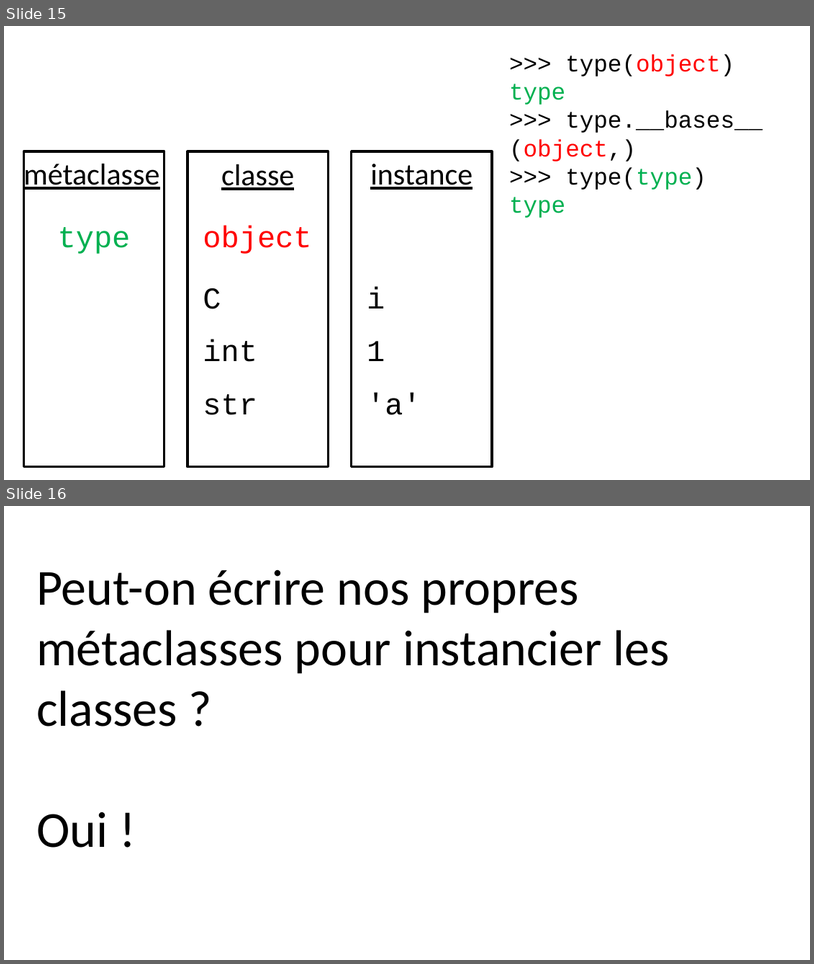
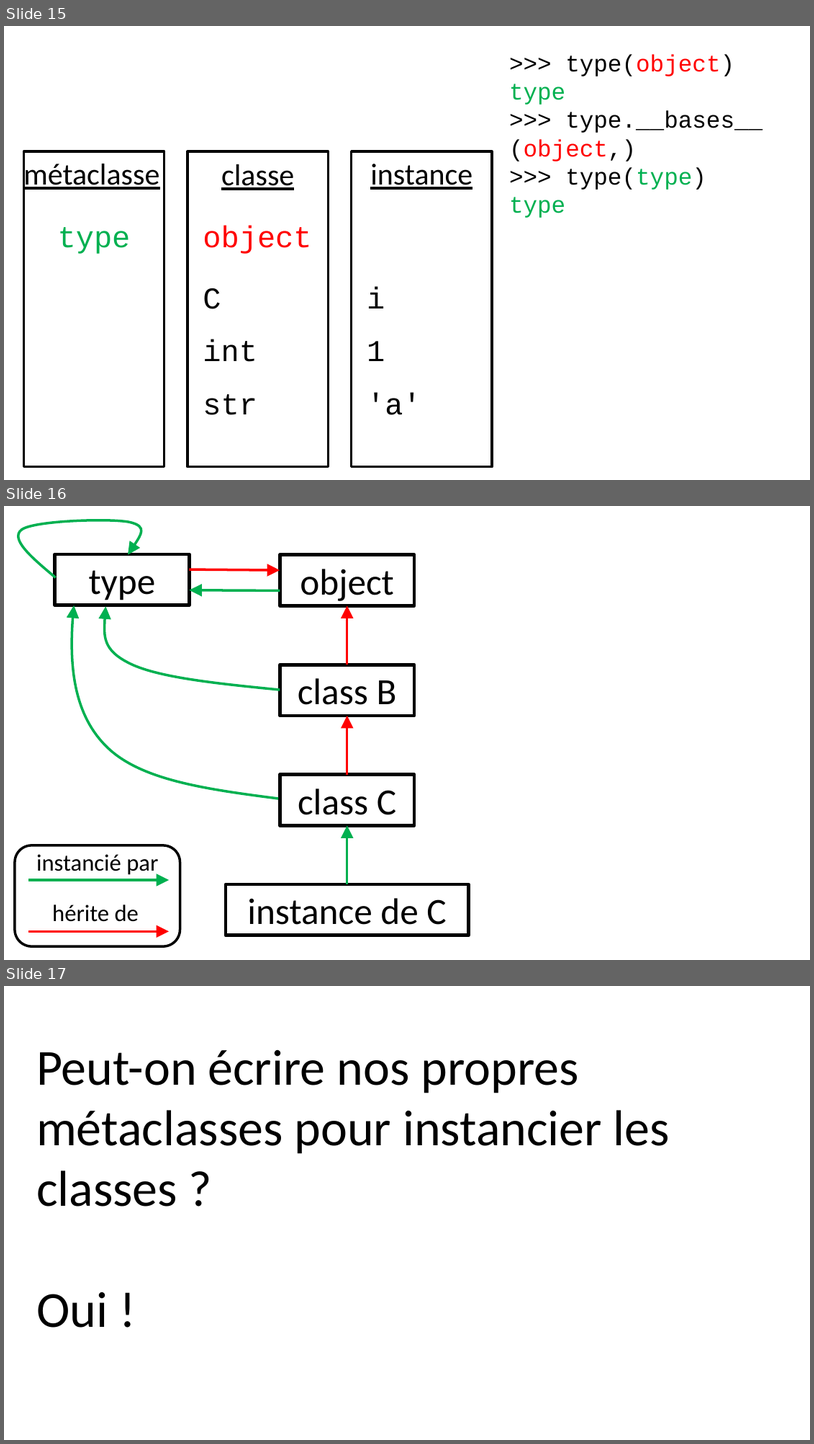
Before and after one commit to parmentelat/flotpython-archive, a slide deck: w9/w9-s4-av-slide1.pptx. Shown one above the other, each under a label of ours: slides 15 and 16 before the commit, slides 15, 16 and 17 after it. The pictures are 814x964 and 814x1444 pixels, drawn with LibreOffice and Linux fonts; fonts in the diff are those of the drawing. Boxes give left, top, right and bottom in pixels: in the first picture for what was removed or moved away, otherwise in the second. Text is boxed around its words. In the diff, an @@ line names an element or a change of style, - is before the commit and + after.

```diff
--- a/w9/w9-s4-av-slide1.pptx
+++ b/w9/w9-s4-av-slide1.pptx
@@ slide 16 added at (4, 506, 810, 960), background #FFFFFF @@
@@ freeform shape added at (18, 520, 140, 578), outline #00B050 3 pt @@
@@ rectangle added at (55, 554, 189, 605), outline #000000 4 pt, 44 pt, text #000000 @@
+type
@@ arrow added from (189, 569) to (280, 570), #FF0000 3 pt @@
@@ rectangle added at (280, 555, 414, 606), outline #000000 4 pt, 44 pt, text #000000 @@
+object
@@ arrow added from (280, 591) to (189, 590), #00B050 3 pt @@
@@ freeform shape added at (72, 605, 278, 798), outline #00B050 3 pt @@
@@ freeform shape added at (105, 606, 280, 690), outline #00B050 3 pt @@
@@ arrow added from (347, 664) to (347, 606), #FF0000 3 pt @@
@@ rectangle added at (280, 664, 414, 716), outline #000000 4 pt, 44 pt, text #000000 @@
+class B
@@ arrow added from (347, 775) to (347, 716), #FF0000 3 pt @@
@@ rectangle added at (280, 775, 414, 826), outline #000000 4 pt, 44 pt, text #000000 @@
+class C
@@ arrow added from (347, 884) to (347, 826), #00B050 3 pt @@
@@ group added at (15, 845, 180, 947): 2 arrows, 2 texts, 1 rounded rectangle @@
+instancié par
+hérite de
@@ rectangle added at (226, 884, 469, 935), outline #000000 4 pt, 44 pt, text #000000 @@
+instance de C
@@ what was slide 16 is now slide 17 @@
```
Also in this commit, not shown: 2 other slides added, 1 other file.
